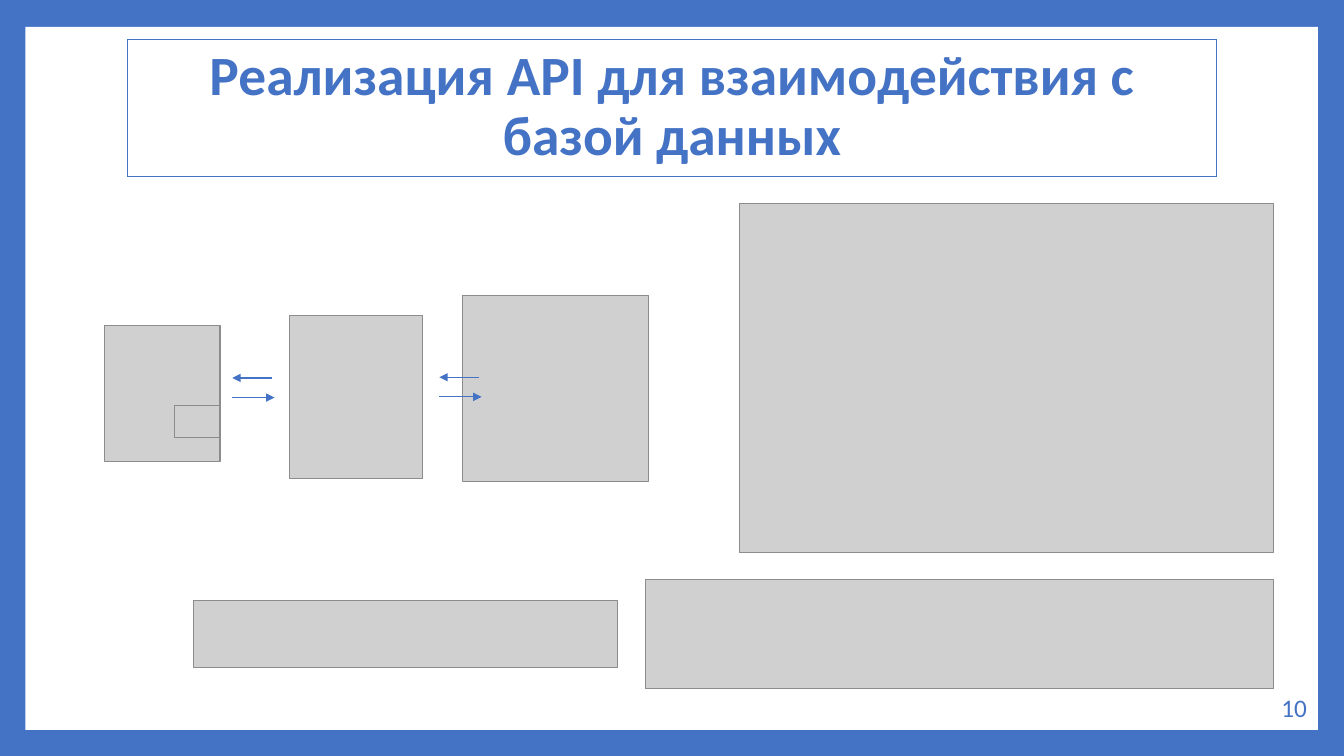
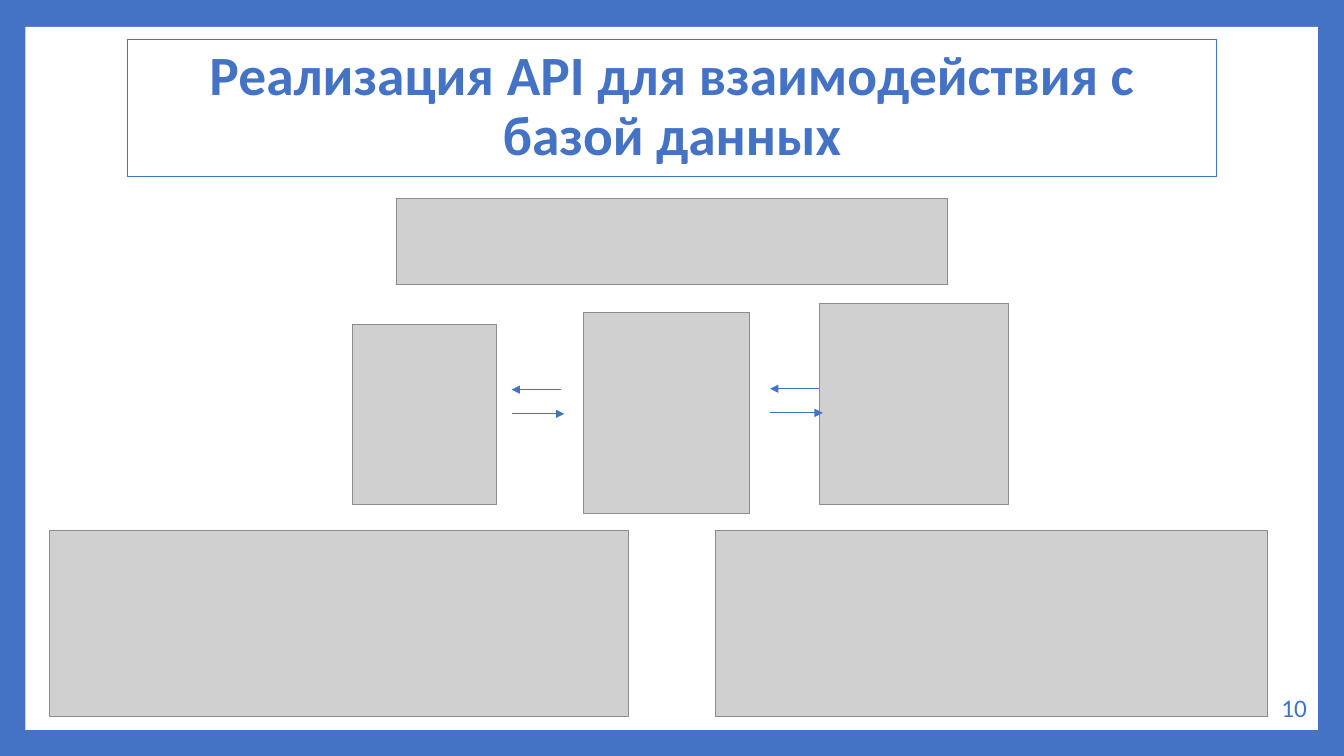
Before and after one commit to artem5438/my-first-repo2, a slide deck: slide 11 of docs/Пояснительные_материалы/Презентация_к_защите.pptx (slide 10 before the commit). Drawn at 1344x756 pixels with LibreOffice and Linux fonts; fonts in the diff are those of the drawing; grey boxes stand for pictures. Boxes give left, top, right and bottom in pixels: in the first picture for what was removed or moved away, otherwise in the second. Text is boxed around its words. In the diff, an @@ line names an element or a change of style, - is before the commit and + after.

```diff
--- a/docs/Пояснительные_материалы/Презентация_к_защите.pptx
+++ b/docs/Пояснительные_материалы/Презентация_к_защите.pptx
@@ picture: place and size @@
-picture at [645, 580, 1274, 689]
+picture at [396, 199, 948, 285]
@@ picture removed at [740, 204, 1274, 553] @@
@@ picture: place and size @@
-picture at [105, 325, 220, 461]
+picture at [353, 325, 497, 505]
@@ picture: place and size @@
-picture at [289, 316, 422, 479]
+picture at [584, 313, 750, 513]
@@ picture: place and size @@
-picture at [463, 295, 649, 482]
+picture at [820, 304, 1009, 505]
@@ arrow moved from (479, 377) - (440, 377) to (820, 389) - (770, 389) @@
@@ picture removed at [174, 406, 220, 439] @@
@@ arrow moved from (272, 378) - (232, 378) to (562, 390) - (512, 390) @@
@@ arrow moved from (232, 397) - (274, 397) to (512, 414) - (565, 414) @@
@@ arrow moved from (440, 397) - (482, 397) to (770, 413) - (823, 413) @@
@@ picture added at [50, 530, 629, 716] @@
@@ picture added at [716, 531, 1267, 717] @@
@@ picture removed at [194, 601, 617, 668] @@
```
Also in this commit, not shown: 11 other slides changed, 6 slides added, 2 slides removed, 10 other files.
